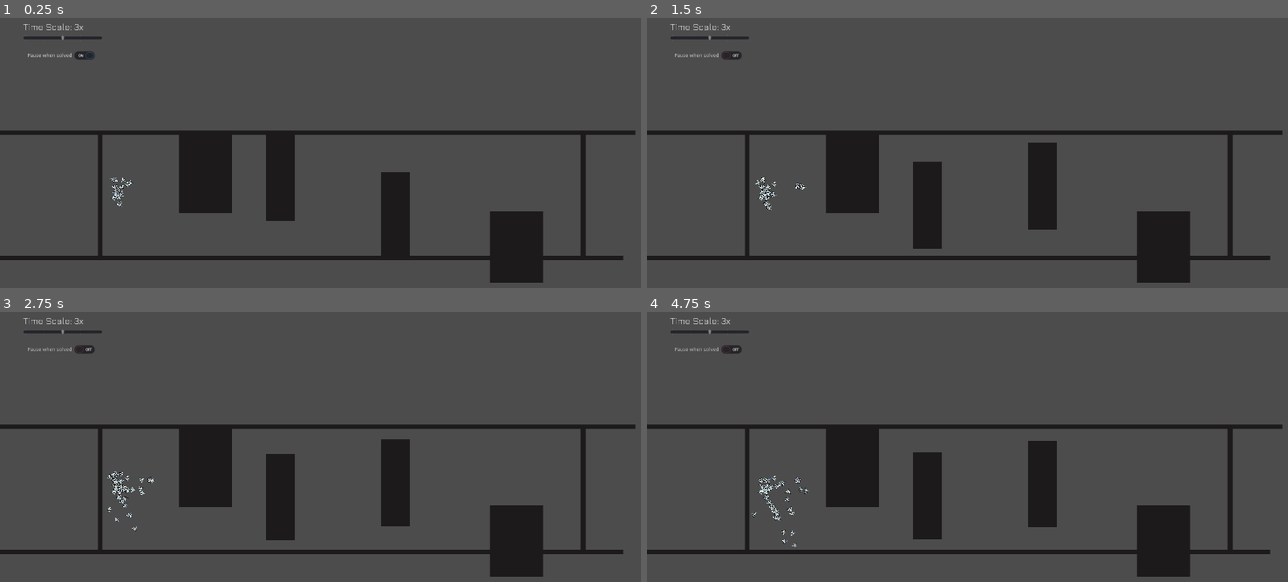
Above: before the commit, frames 1-4 (two rows, left to right).
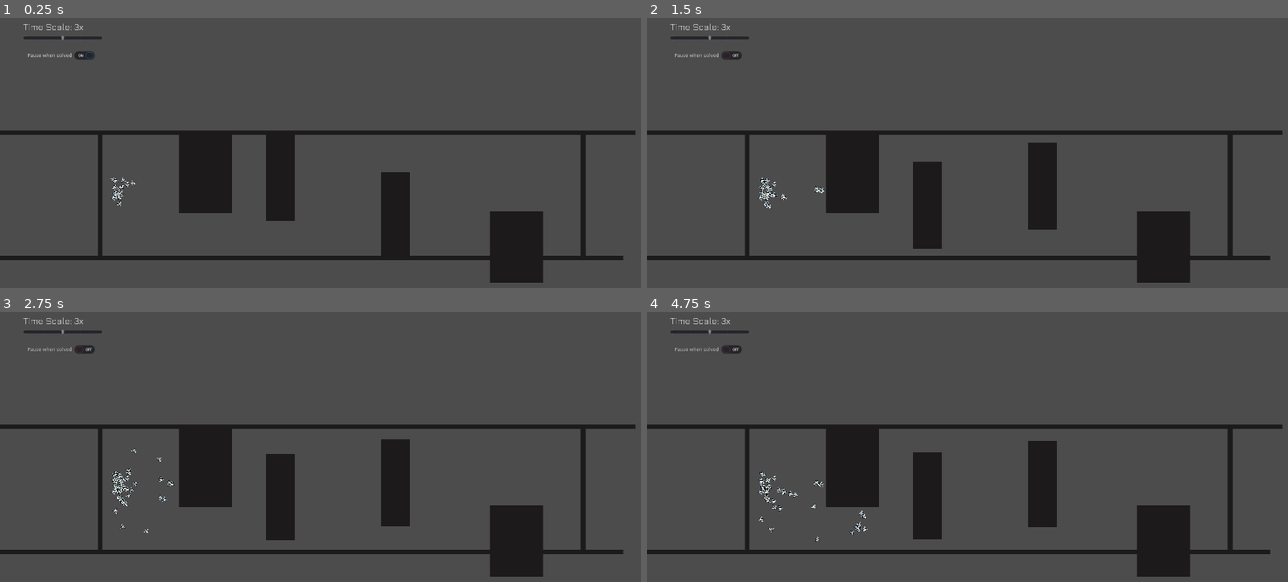
Above: after the commit, the same moments.

Repository: a0x77ry/plasmata
Game: Godot game, scene res://games/game3/game3.tscn
Same seed, same stepped clock (60 frames per second), same inputs: the game is played once before the commit and once after it. This scene is started directly instead of the project's main scene.
Inputs (mouse positions are in pixels of both pictures, inside the frame that each line leads up to):
- Up to frame 1 (0.25 s): no input
- Up to frame 2 (1.5 s): tap Enter (ui_accept) at 0.5, 0.77 s; move the mouse to (1146, 182) at 0.52 s; click (1146, 182) at 0.67 s; click "Pause when solved" at 1.25 s
- Up to frame 3 (2.75 s): move the mouse to (211, 517) at 2.02 s; click (211, 517) at 2.17 s; tap Enter (ui_accept) at 2.27 s
- Up to frame 4 (4.75 s): move the mouse to (1063, 411) at 2.77 s; click (1063, 411) at 2.92 s; move the mouse to (961, 576) at 3.52 s; click (961, 576) at 3.67 s; tap Enter (ui_accept) at 3.77, 4.52 s; move the mouse to (1204, 555) at 4.27 s; click (1204, 555) at 4.42 s

The runs differ from the first frame. In frame 1, less than 0.1% of the frame differs, in the area x 17-22%, y 59-70%; in frame 2, 0.2%; in frame 3, 0.3%; in frame 4, 0.4%, in the area x 16-35%, y 59-88%.

Commit message:
Add a different set of rays as inputs to interact only with moving walls

Diff:
--- a/games/game3/game3.gd
+++ b/games/game3/game3.gd
@@ -14,6 +14,13 @@
     "ray_f_down_right_distance",
     "ray_left_distance",
     "ray_right_distance",
+
+    "ray_f_distance_mw",
+    "ray_f_up_right_distance_mw",
+    "ray_f_down_right_distance_mw",
+    "ray_left_distance_mw",
+    "ray_right_distance_mw",
+
     "fitness",
     # "go_right_input",
     # "go_forward_input",
--- a/games/game3/game3.tscn
+++ b/games/game3/game3.tscn
@@ -126,11 +126,9 @@
 
 [node name="MovingWall" parent="Walls" index="4" instance=ExtResource( 5 )]
 position = Vector2( 490, 316 )
-collision_layer = 3
 
 [node name="MovingWall2" parent="Walls" index="5" instance=ExtResource( 5 )]
 position = Vector2( 807, 216 )
-collision_layer = 3
 
 [node name="Wall9" parent="Walls" index="6" instance=ExtResource( 4 )]
 position = Vector2( 283, 202 )
--- a/moving-wall.tscn
+++ b/moving-wall.tscn
@@ -10,7 +10,8 @@
 resource_local_to_scene = true
 extents = Vector2( 39.802, 119.406 )
 
-[node name="MovingWall" type="KinematicBody2D"]
+[node name="MovingWall" type="KinematicBody2D" groups=["moving_walls"]]
+collision_layer = 3
 script = ExtResource( 1 )
 __meta__ = {
 "_edit_group_": true
--- a/scripts/agent.gd
+++ b/scripts/agent.gd
@@ -278,6 +278,13 @@
   var ray_right_distance: float
   var ray_f_up_right_distance: float
   var ray_f_down_right_distance: float
+
+  var ray_f_distance_mw: float
+  var ray_left_distance_mw: float
+  var ray_right_distance_mw: float
+  var ray_f_up_right_distance_mw: float
+  var ray_f_down_right_distance_mw: float
+
   var fitness: float
   var go_forward_input: float
   var go_right_input: float
@@ -301,42 +308,65 @@
   if nn_activated_inputs.has("pos_y"):
     norm_pos_y = global_position.y / level_height
 
-  if nn_activated_inputs.has("ray_f_distance"):
+  if nn_activated_inputs.has("ray_f_distance") || nn_activated_inputs.has("ray_f_distance_mw"):
     ray_f_distance = 0.0 # is was 1.0
+    ray_f_distance_mw = 0.0 # is was 1.0
     if ray_forward.is_colliding():
       var distance = global_position.distance_to(ray_forward.get_collision_point())
-      # ray_f_distance = distance / ray_forward.cast_to.x
-      ray_f_distance = (ray_forward.cast_to.x - distance) / ray_forward.cast_to.x
-
-  if nn_activated_inputs.has("ray_left_distance"):
+      var col = ray_forward.get_collider()
+      if col.is_in_group("normal_walls"):
+        # ray_f_distance = distance / ray_forward.cast_to.x
+        ray_f_distance = (ray_forward.cast_to.x - distance) / ray_forward.cast_to.x
+      elif col.is_in_group("moving_walls"):
+        ray_f_distance_mw = (ray_forward.cast_to.x - distance) / ray_forward.cast_to.x
+
+  if nn_activated_inputs.has("ray_left_distance") || nn_activated_inputs.has("ray_left_distance_mw"):
     ray_left_distance = 0.0 # is was 1.0
+    ray_left_distance_mw = 0.0 # is was 1.0
     if ray_left.is_colliding():
       var distance = global_position.distance_to(ray_left.get_collision_point())
-      ray_left_distance = (abs(ray_left.cast_to.y) - distance) / abs(ray_left.cast_to.y)
-
-  if nn_activated_inputs.has("ray_right_distance"):
+      var col = ray_left.get_collider()
+      if col.is_in_group("normal_walls"):
+        ray_left_distance = (abs(ray_left.cast_to.y) - distance) / abs(ray_left.cast_to.y)
+      elif col.is_in_group("moving_walls"):
+        ray_left_distance_mw = (abs(ray_left.cast_to.y) - distance) / abs(ray_left.cast_to.y)
+
+  if nn_activated_inputs.has("ray_right_distance") || nn_activated_inputs.has("ray_right_distance_mw"):
     ray_right_distance = 0.0 # is was 1.0
+    ray_right_distance_mw = 0.0 # is was 1.0
     if ray_right.is_colliding():
       var distance = global_position.distance_to(ray_right.get_collision_point())
-      ray_right_distance = (ray_right.cast_to.y - distance) / ray_right.cast_to.y
-
-  if nn_activated_inputs.has("ray_f_up_right_distance"):
+      var col = ray_right.get_collider()
+      if col.is_in_group("normal_walls"):
+        ray_right_distance = (ray_right.cast_to.y - distance) / ray_right.cast_to.y
+      elif col.is_in_group("moving_walls"):
+        ray_right_distance_mw = (ray_right.cast_to.y - distance) / ray_right.cast_to.y
+
+  if nn_activated_inputs.has("ray_f_up_right_distance") || nn_activated_inputs.has("ray_f_up_right_distance_mw"):
     ray_f_up_right_distance = 0.0
+    ray_f_up_right_distance_mw = 0.0
     if ray_f_up_right.is_colliding():
       var distance = global_position.distance_to(ray_f_up_right.get_collision_point())
       var ray_length = Vector2.ZERO.distance_to(Vector2(ray_f_up_right.cast_to.x,
           ray_f_up_right.cast_to.y))
-      # ray_f_up_distance = distance / ray_length
-      ray_f_up_right_distance = (ray_length - distance) / ray_length
-
-  if nn_activated_inputs.has("ray_f_down_right_distance"):
+      var col = ray_f_up_right.get_collider()
+      if col.is_in_group("normal_walls"):
+        ray_f_up_right_distance = (ray_length - distance) / ray_length
+      elif col.is_in_group("moving_walls"):
+        ray_f_up_right_distance_mw = (ray_length - distance) / ray_length
+
+  if nn_activated_inputs.has("ray_f_down_right_distance") || nn_activated_inputs.has("ray_f_down_right_distance_mw"):
     ray_f_down_right_distance = 0.0
+    ray_f_down_right_distance_mw = 0.0
     if ray_f_down_right.is_colliding():
       var distance = global_position.distance_to(ray_f_down_right.get_collision_point())
       var ray_length = Vector2.ZERO.distance_to(Vector2(ray_f_down_right.cast_to.x,
           ray_f_down_right.cast_to.y))
-      # ray_f_down_distance = distance / ray_length
-      ray_f_down_right_distance = (ray_length - distance) / ray_length
+      var col = ray_f_down_right.get_collider()
+      if col.is_in_group("normal_walls"):
+        ray_f_down_right_distance = (ray_length - distance) / ray_length
+      elif col.is_in_group("moving_walls"):
+        ray_f_down_right_distance_mw = (ray_length - distance) / ray_length
 
   if nn_activated_inputs.has("fitness"):
     # fitness = curve.get_closest_offset(position) / total_level_length
@@ -371,6 +401,13 @@
         "ray_f_down_right_distance": ray_f_down_right_distance,
         "ray_left_distance": ray_left_distance,
         "ray_right_distance": ray_right_distance,
+
+        "ray_f_distance_mw": ray_f_distance_mw,
+        "ray_f_up_right_distance_mw": ray_f_up_right_distance_mw,
+        "ray_f_down_right_distance_mw": ray_f_down_right_distance_mw,
+        "ray_left_distance_mw": ray_left_distance_mw,
+        "ray_right_distance_mw": ray_right_distance_mw,
+
         "fitness": fitness,
         "go_right_input": go_right_input,
         "go_forward_input": go_forward_input,
--- a/wall.tscn
+++ b/wall.tscn
@@ -10,7 +10,7 @@
 resource_local_to_scene = true
 extents = Vector2( 15.534, 6.79612 )
 
-[node name="Wall" type="StaticBody2D"]
+[node name="Wall" type="StaticBody2D" groups=["normal_walls"]]
 collision_layer = 3
 script = ExtResource( 1 )
 __meta__ = {
